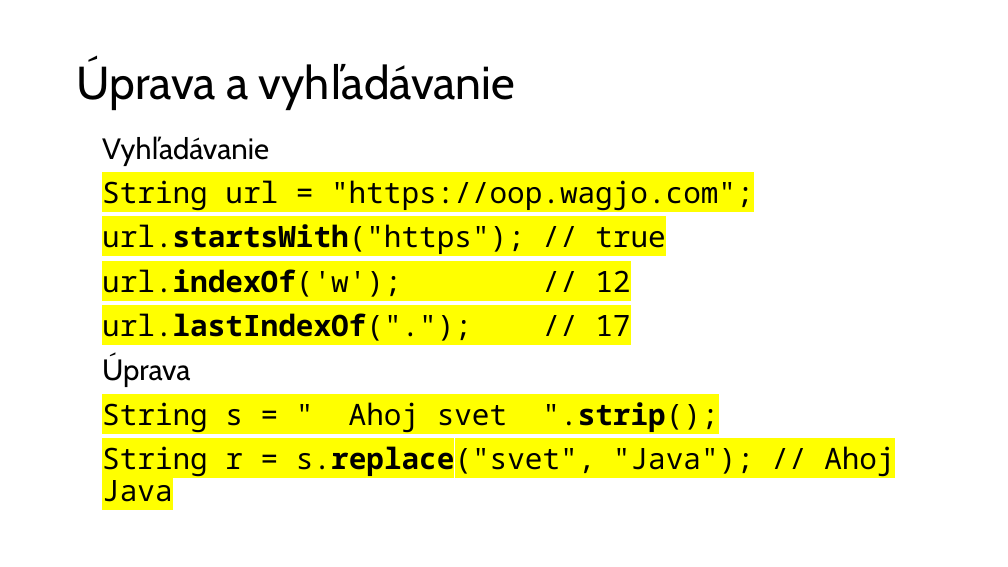
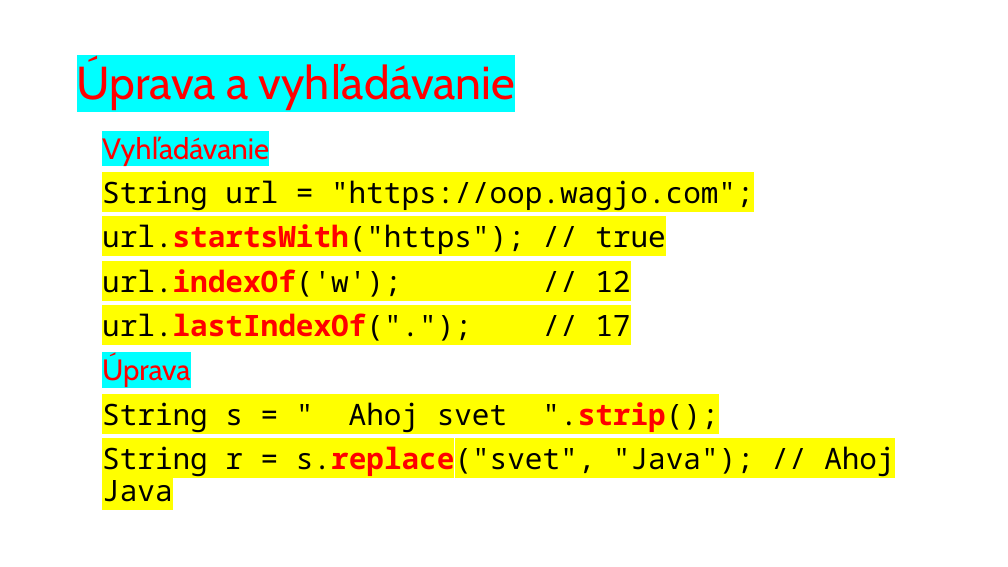
Before and after one commit to wagjo/oop, a slide deck: slide 5 of prezentacie/c06w.pptx. Drawn at 1008x567 pixels with LibreOffice and Linux fonts; fonts in the diff are those of the drawing. Boxes give left, top, right and bottom in pixels: in the first picture for what was removed or moved away, otherwise in the second. Text is boxed around its words. In the diff, an @@ line names an element or a change of style, - is before the commit and + after.

```diff
--- a/prezentacie/c06w.pptx
+++ b/prezentacie/c06w.pptx
@@ title "Úprava a vyhľadávanie" at <box>77,60,248,110</box>: text colour #000000 to #FF0000, highlight none to #00FFFF @@
@@ text at <box>102,224,894,502</box>: text colour #000000 to #FF0000 in "Vyhľadávanie", "url.startsWith("https");", "url.indexOf('w');", "url.lastIndexOf(".");" and 3 more places; highlight none to #00FFFF in "Vyhľadávanie", "Úprava" @@
```
Also in this commit, not shown: 4 other slides changed, 3 other files.
